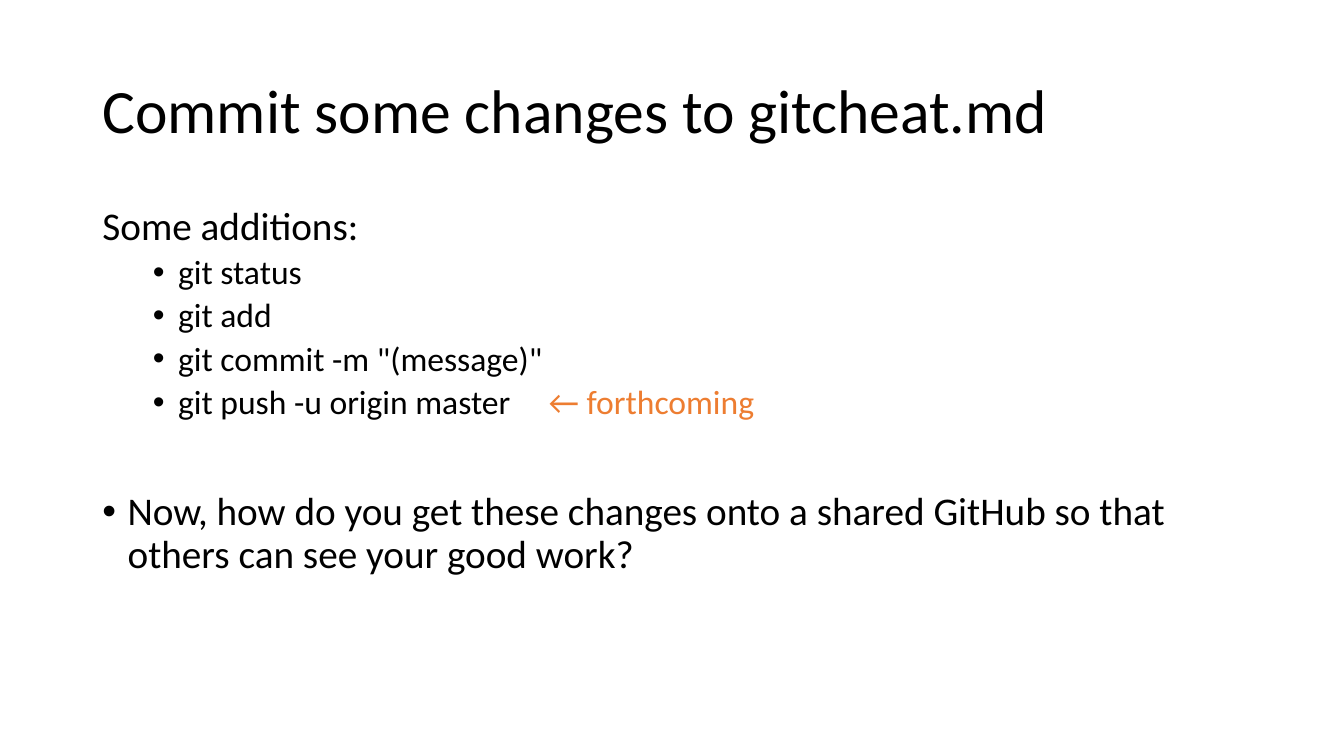
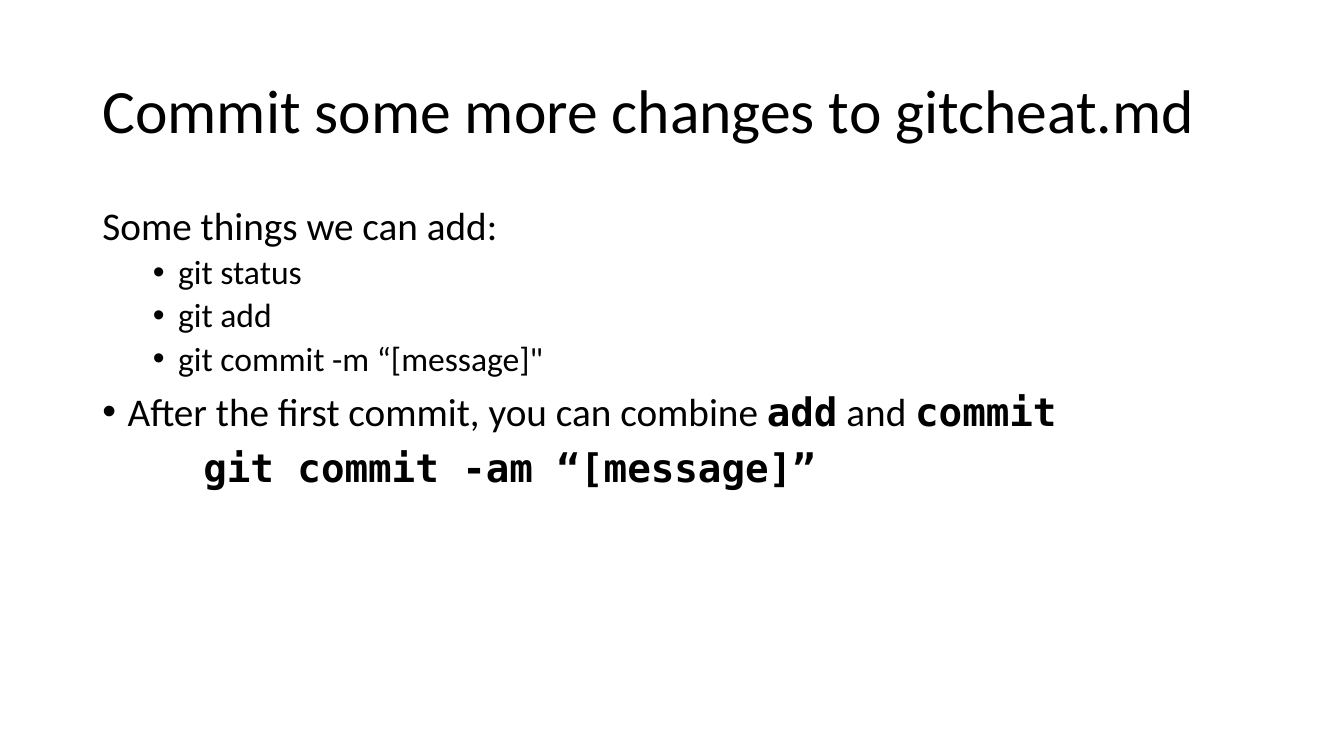
Before and after one commit to jojokarlin/Git_DRI_Jan_2017, a slide deck: slide 24 of GitPres.pptx (slide 22 before the commit). Drawn at 1344x756 pixels with LibreOffice and Linux fonts; fonts in the diff are those of the drawing. Boxes give left, top, right and bottom in pixels: in the first picture for what was removed or moved away, otherwise in the second. Text is boxed around its words. In the diff, an @@ line names an element or a change of style, - is before the commit and + after.

Commit message:
revised after morning

```diff
--- a/GitPres.pptx
+++ b/GitPres.pptx
@@ title at (x1=102, y1=90, x2=1193, y2=144): text changed @@
-Commit some changes to gitcheat.md
+Commit some more changes to gitcheat.md
@@ text at (x1=102, y1=212, x2=497, y2=247): text changed @@
-Some additions:
+Some things we can add:
@@ text at (x1=128, y1=346, x2=1056, y2=490): text changed @@
-  • git commit -m "(message)"
-  • git push -u origin master ← forthcoming
-• Now, how do you get these changes onto a shared GitHub so that others can see your good work?
+  • git commit -m “[message]"
+• After the first commit, you can combine add and commit
+git commit -am “[message]”
```
Also in this commit, not shown: 8 other slides changed, 3 slides added.
